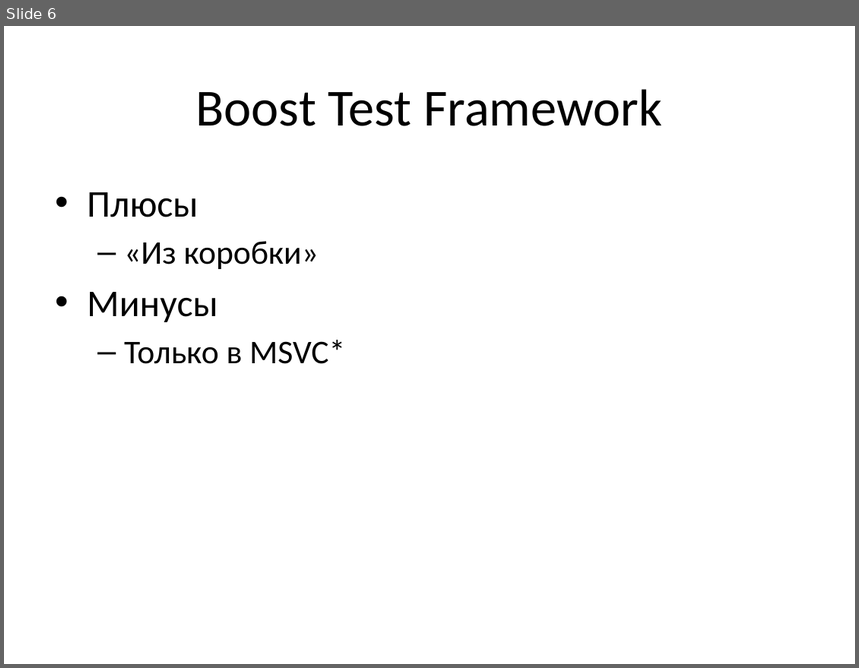
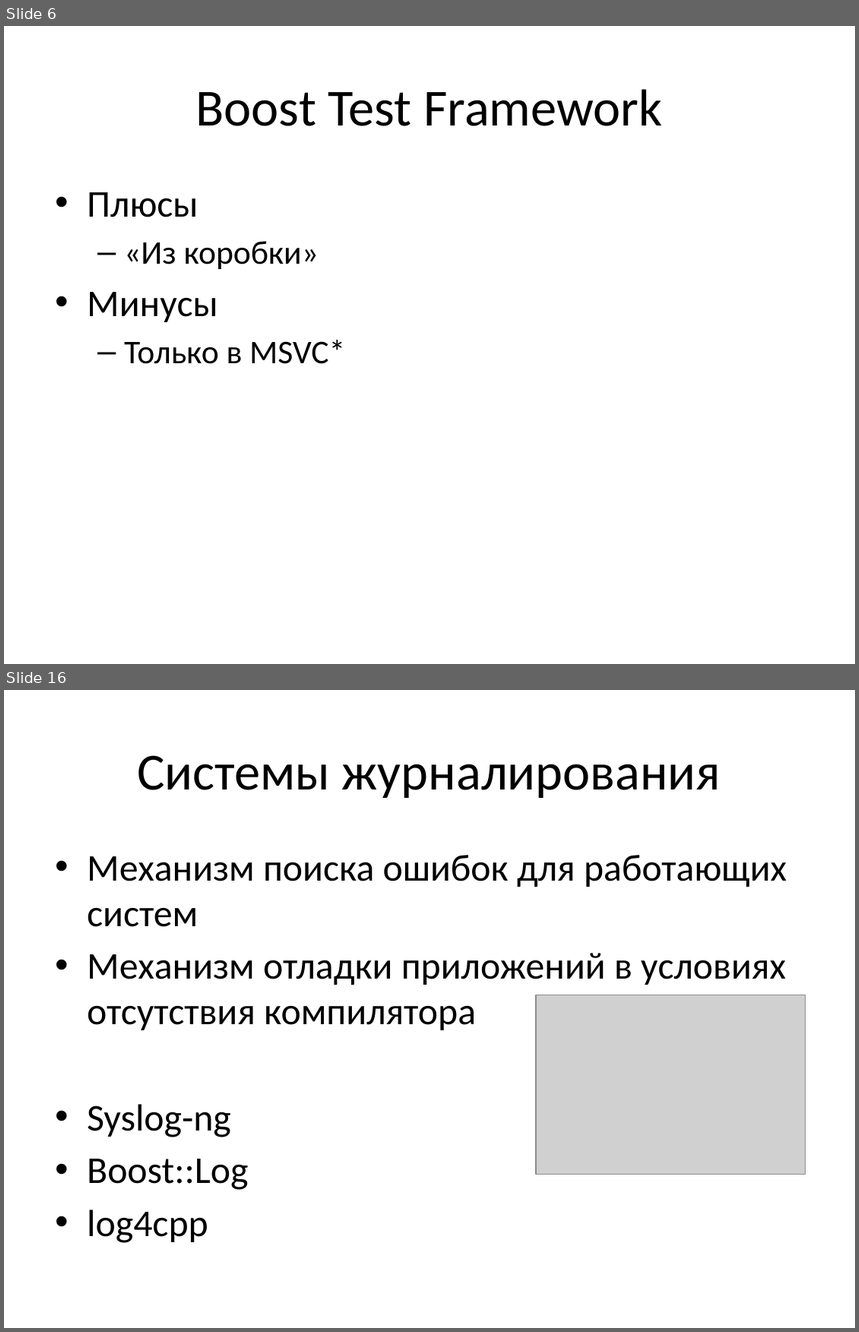
Before and after one commit to russov/cpp_craft_1013, a slide deck: lections/cpp_craft_lec_7_pre.pptx. Shown one above the other, each under a label of ours: slide 6 before the commit, slides 6 and 16 after it; the slides between them are not shown. The pictures are 859x668 and 859x1332 pixels, drawn with LibreOffice and Linux fonts; fonts in the diff are those of the drawing; grey boxes stand for pictures. Boxes give left, top, right and bottom in pixels: in the first picture for what was removed or moved away, otherwise in the second. Text is boxed around its words. In the diff, an @@ line names an element or a change of style, - is before the commit and + after.

```diff
--- a/lections/cpp_craft_lec_7_pre.pptx
+++ b/lections/cpp_craft_lec_7_pre.pptx
@@ slide 16 added at [4,690,855,1328], background #FFFFFF @@
@@ title added at [137,755,721,798], 44 pt, text #000000 @@
+Системы журналирования
@@ text added at [87,855,787,1243], 32 pt, text #000000 @@
+• Механизм поиска ошибок для работающих систем
+• Механизм отладки приложений в условиях отсутствия компилятора
+• Syslog-ng
+• Boost::Log
+• log4cpp
@@ picture added at [536,995,805,1174] @@
```
Also in this commit, not shown: 2 slides changed, 23 other slides added, 11 other files.
